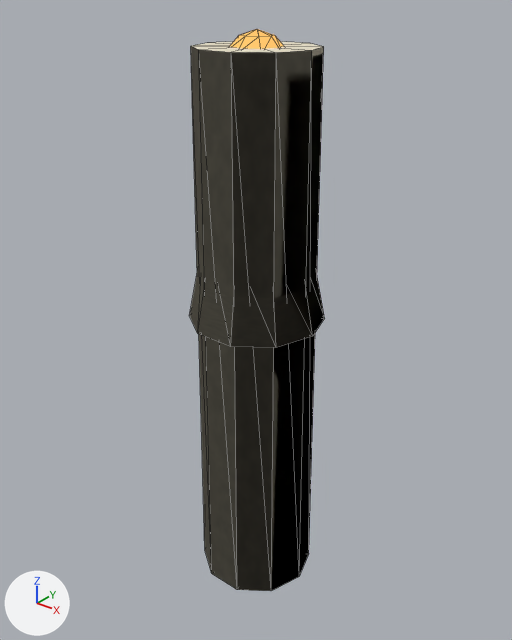
One commit to the Blender file blender_src/props/candle.blend: the scene before it, then after it.
The view is the same before and after, from a camera (50 mm lens) standing at (0.142, -0.1779, 0.319) and looking at (-0.0019, 0.002, 0.2075). Lighting does not change. The marker at lower left points along +X, +Y and +Z. The first picture is the older version. Mesh edges are drawn as thin lines.

The first picture shows 'Flame', 'Stick', 'Wax'.
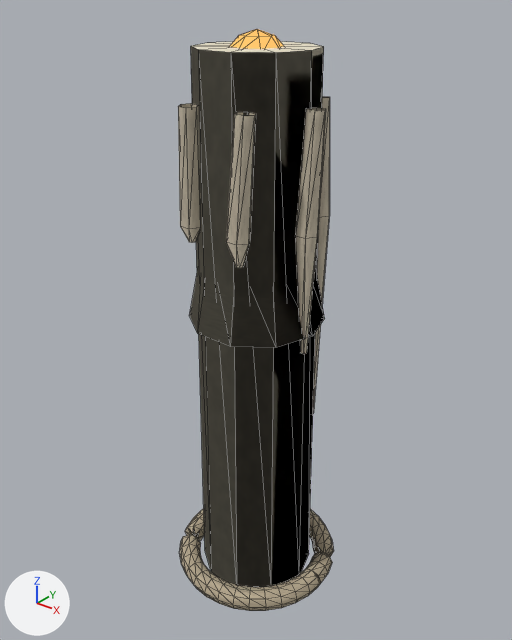
Edits to the bpy script that builds the scene:
```text
Add img_woven_paper:
    img_woven_paper = load_image('woven_paper', '_unpacked/woven_paper', 256, 256, 'sRGB')
Add mat_parchment:
    mat_parchment = bpy.data.materials.new('Parchment')
    # colours: beige #cebfa2
    # uses the picture img_woven_paper
Add mat_paperfolds:
    mat_paperfolds = bpy.data.materials.new('PaperFolds')
    # colours: beige #e2d6bd
    # uses the picture img_woven_paper
Add me_art_parchment:
    me_art_parchment.from_pydata(...)  # 297 vertices, 512 faces; spans x -0.0323..0.0323, y -0.0323..0.0323, z 0.0987..0.1073
    me_art_parchment.materials.append(mat_parchment)
Add me_art_paperfolds:
    me_art_paperfolds.from_pydata(...)  # 126 vertices, 144 faces; spans x -0.0258..0.0258, y -0.0235..0.0235, z 0.1656..0.2842
    me_art_paperfolds.materials.append(mat_paperfolds)
Add ob_art_parchment:
    ob_art_parchment = bpy.data.objects.new('Art_Parchment', me_art_parchment)
    ob_art_parchment.parent = ob_candle
    ob_art_parchment.location = (0.0, 0.0, 0.0)
Add ob_art_paperfolds:
    ob_art_paperfolds = bpy.data.objects.new('Art_PaperFolds', me_art_paperfolds)
    ob_art_paperfolds.parent = ob_candle
    ob_art_paperfolds.location = (0.0, 0.0, 0.0)
```

Changed parts and their boxes [x1, y1, x2, y2] in the pictures (512 x 640 px):
'Art_PaperFolds', added
    after: [178, 97, 330, 413]
'Art_Parchment', added (beige)
    after: [180, 509, 334, 611]
